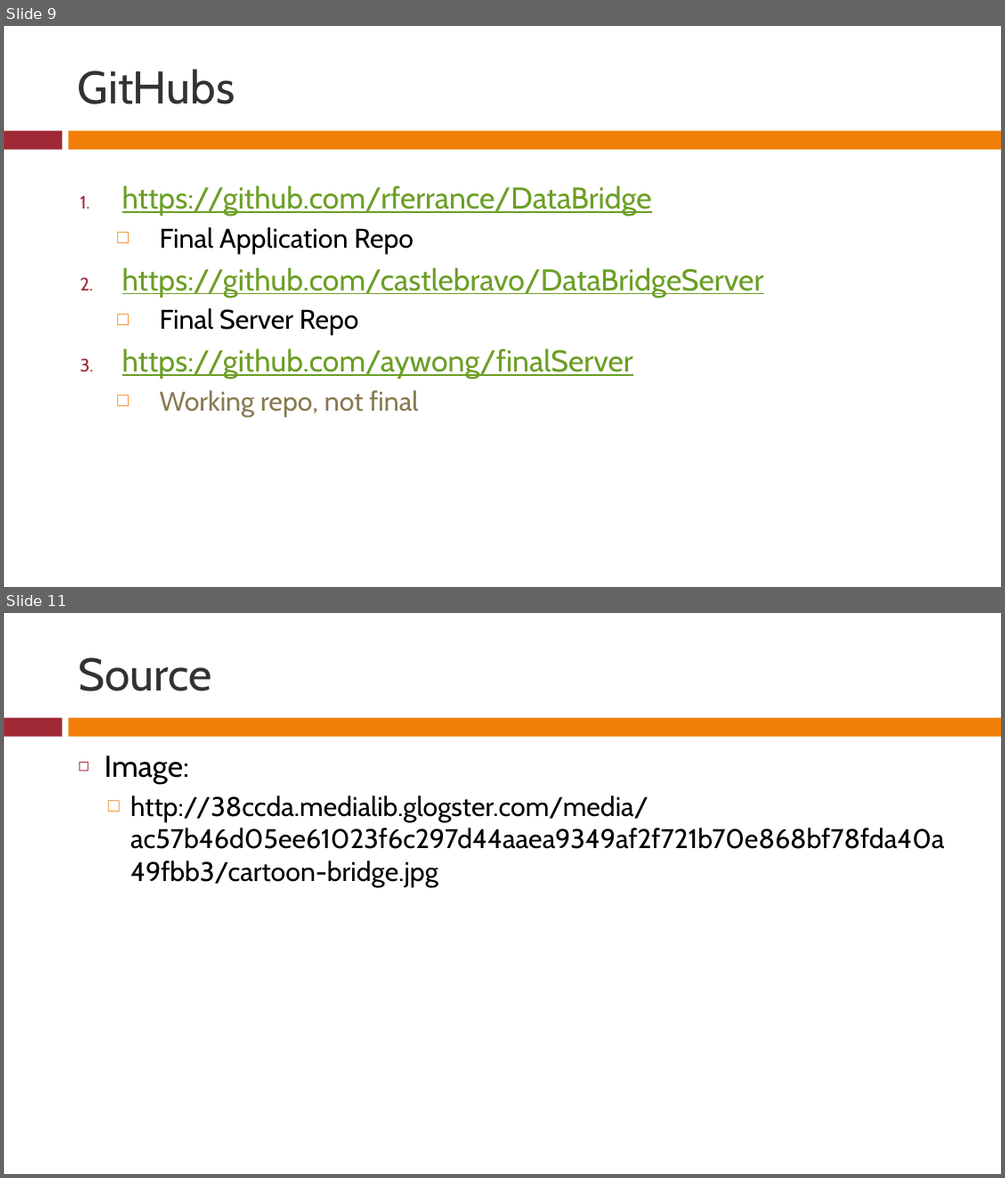
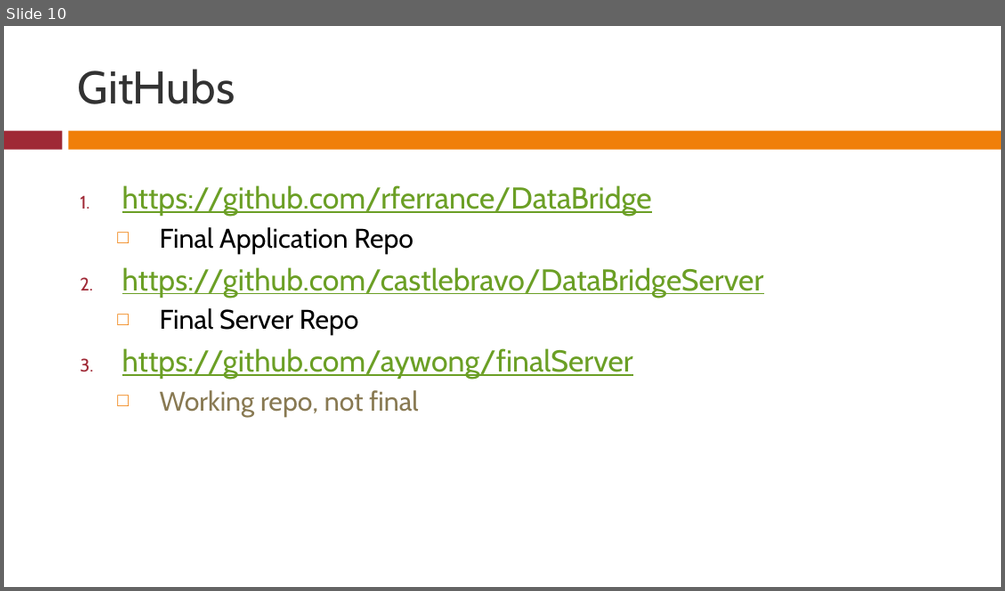
Before and after one commit to rferrance/DataBridge, a slide deck: DataBridgePresentation.pptx. Shown one above the other, each under a label of ours: slides 9 and 11 before the commit, slide 10 after it; the slides between them are not shown. The pictures are 1005x1178 and 1005x591 pixels, drawn with LibreOffice and Linux fonts; fonts in the diff are those of the drawing. Boxes give left, top, right and bottom in pixels: in the first picture for what was removed or moved away, otherwise in the second. Text is boxed around its words. In the diff, an @@ line names an element or a change of style, - is before the commit and + after.

```diff
--- a/DataBridgePresentation.pptx
+++ b/DataBridgePresentation.pptx
@@ slide 11 removed at [4, 613, 1001, 1174], background #FFFFFF; not listed: 2 template elements that a slide beside it also shows @@
@@ title removed at [78, 657, 211, 691] @@
-Source
@@ text removed at [105, 755, 648, 887] @@
-◻ Image:
-  □ http://38ccda.medialib.glogster.com/media/ac57b46d05ee61023f6c297d44aaea9349af2f721b70e868bf78fda40a49fbb3/cartoon-bridge.jpg
@@ what was slide 9 is now slide 10 @@
```
Also in this commit, not shown: 3 slides changed, 1 slide added.
